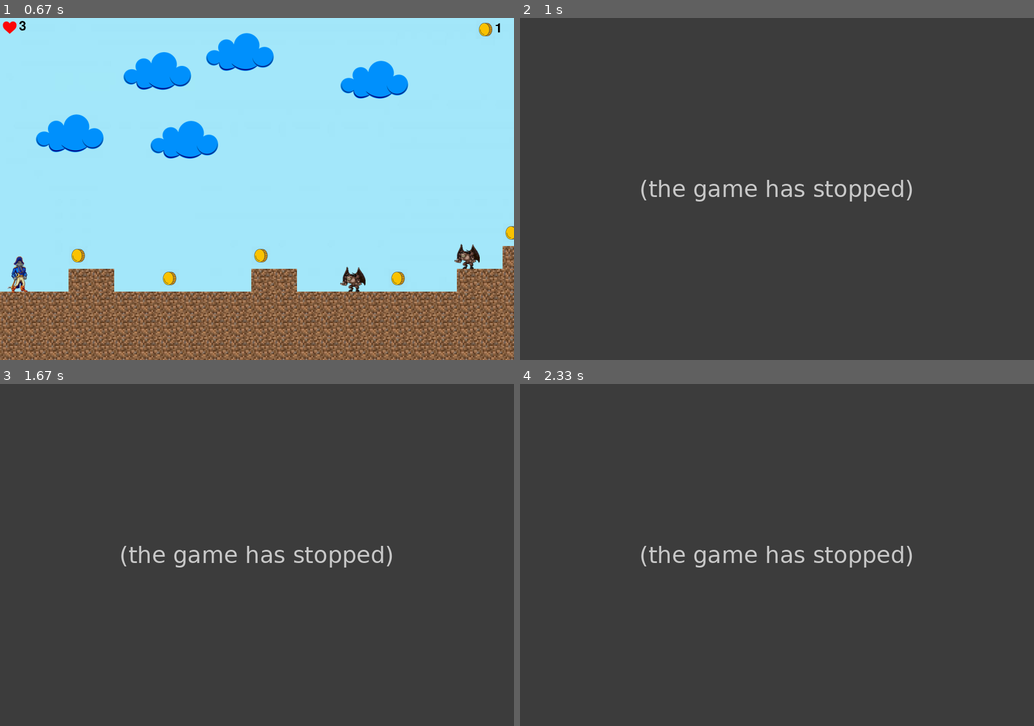
Above: before the commit, frames 1-4 (two rows, left to right).
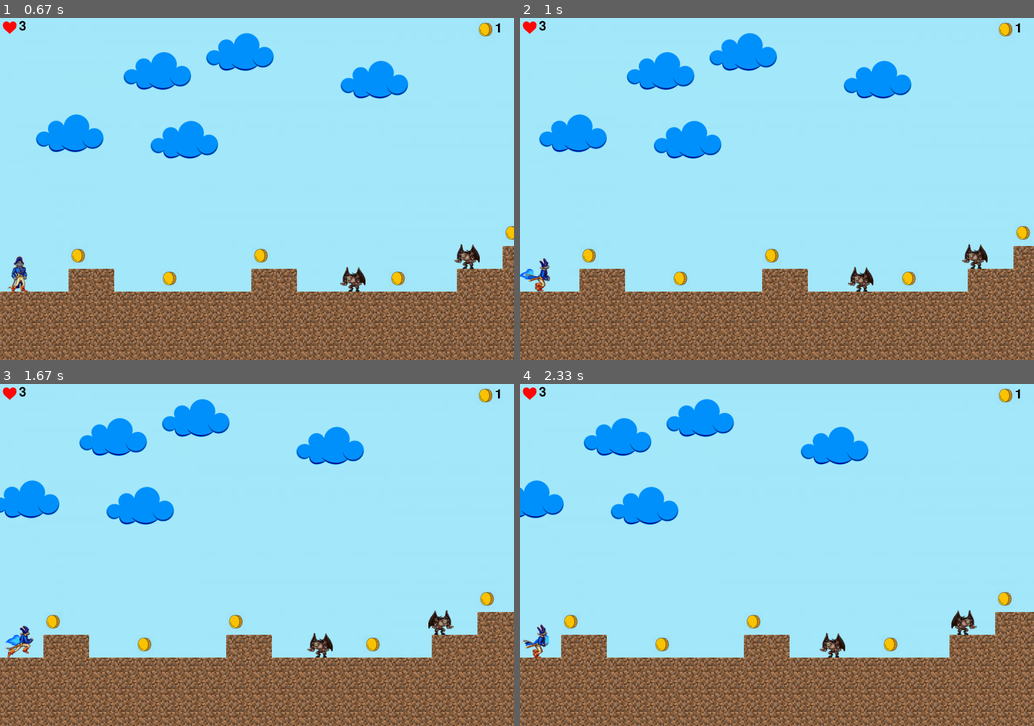
Above: after the commit, the same moments.

Repository: TimerBond/game
Game: pygame game, started from pygame/ProjectPygame/Main.py
Two runs of this game, one before a commit and one after it. Both use one fixed random seed, a clock stepped at 60 frames per second and the inputs below.
Inputs (mouse positions are in pixels of both pictures, inside the frame that each line leads up to):
- Up to frame 1 (0.67 s): click (257, 189) at 0.38 s
- Up to frame 2 (1 s): hold V from 0.67 s (still down); hold Right from 0.67 s (still down)
- Up to frame 3 (1.67 s): release V at 1.13 s; release Right at 1.13 s; hold Right 1.17-1.63 s
- Up to frame 4 (2.33 s): hold Right 1.67-2.13 s; tap V at 1.82 s; hold Left from 2.17 s (still down)

Frame 1 is identical in both runs. In frame 2, 100% of the frame differs, in the area x 0-100%, y 0-100%; in frame 3, 100%; in frame 4, 100%.
Error before the commit: TypeError: HeroBullet.__init__() missing 1 required positional argument: 'bullets' (Main.py ...; the game stopped at 0.68 s (later frames are placeholders)

Commit message:
Add files via upload

Diff:
--- a/pygame/ProjectPygame/HeroBullet.py
+++ b/pygame/ProjectPygame/HeroBullet.py
@@ -19,4 +19,8 @@
         self.rect.x += 10
         if pygame.sprite.spritecollideany(self, self.all_blocks):
             self.group.remove(self)
-        bullets = pygame.sprite.spritecollide(self, self.bullets)
+        bullets = pygame.sprite.spritecollide(self, self.bullets, False)
+        if len(bullets) > 0:
+            self.group.remove(self)
+            for i in bullets:
+                self.bullets.remove(i)
--- a/pygame/ProjectPygame/Main.py
+++ b/pygame/ProjectPygame/Main.py
@@ -111,6 +111,7 @@
 player = MainPlayer.AnimatedSprite(player_x, player_y, player_group, all_blocks, all_sprites, finish_group)
 go = False
 clock = pygame.time.Clock()
+runned = 0
 player_HP = 3
 to = 1
 while running:
@@ -153,14 +154,17 @@
             if event.key == 118:
                 pos_x = player.rect.x
                 pos_y = player.rect.y
-                HeroBullet.HeroBullet(hero_bullets, all_sprites, pos_x, pos_y, all_blocks, monsters)
+                HeroBullet.HeroBullet(hero_bullets, all_sprites, pos_x, pos_y, all_blocks, monsters, bullets)
         elif event.type == pygame.KEYUP:
             if event.key == 275 or event.key == 276:
                 go = False
                 player.stop()
+    if runned < 0:
+        go = False
     if go:
         go = player.forward(to)
         Camera(all_sprites, to)
+        runned += PLAYER_SPEED * to
     screen.fill((255, 255, 255))
     back.draw(screen)
     clouds_sprites.draw(screen)
